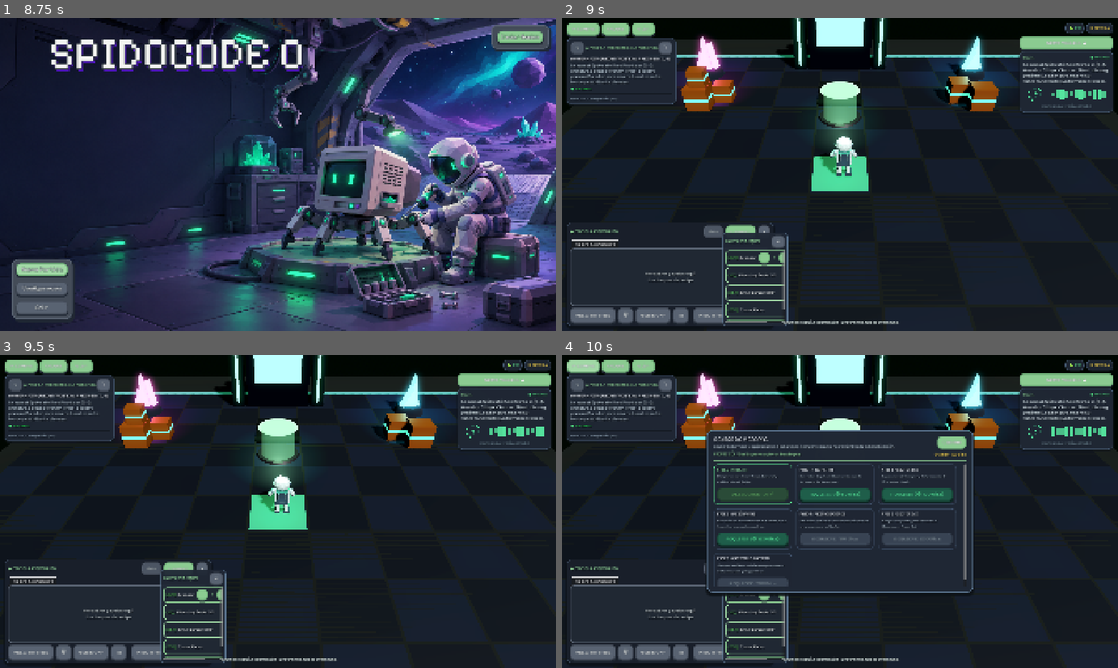
Above: before the commit, frames 1-4 (two rows, left to right).
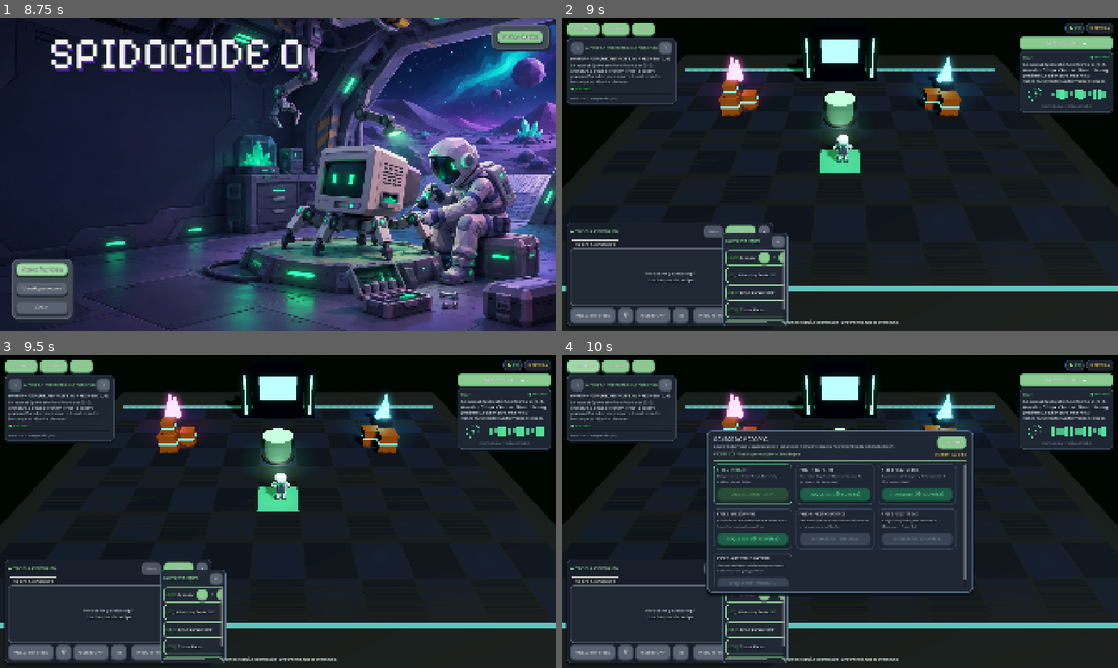
Above: after the commit, the same moments.

Repository: LeaGaj04/spido-code-0
Game: Godot game, scene res://escenas/menu_inicio.tscn
Two runs of this game, one before a commit and one after it. Both use one fixed random seed, a clock stepped at 60 frames per second and the inputs below.
Inputs (mouse positions are in pixels of both pictures, inside the frame that each line leads up to):
- Up to frame 1 (8.75 s): click "Iniciar Sesión" at 0.5 s; click (278, 165) at 1.27 s; type "12" at 1.35 s; click (278, 177) at 1.5 s; type "12" at 1.58 s; click "Iniciar sesión" at 2 s; click "Iniciar sesión" at 2.75 s; click "¿Olvidaste tu contraseña?" at 3.5 s; click "Registrarse" at 4.25 s; click "Volver" at 5 s; click "Iniciar Sesión" at 5.75 s; click "¿Olvidaste tu contraseña?" at 6.5 s; click "Registrarse" at 7.25 s; click "Volver" at 8 s
- Up to frame 2 (9 s): click "Nueva Partida" at 8.75 s
- Up to frame 3 (9.5 s): no input
- Up to frame 4 (10 s): click "MEJORAS" at 9.5 s

Frame 1 is identical in both runs. In frame 2, 15% of the frame differs, in the area x 0-100%, y 0-88%; in frame 3, 15%; in frame 4, 12%.

Commit message:
chore: actualizar metadatos y uids generados por Godot

Diff:
--- a/assets/tema_global.tres
+++ b/assets/tema_global.tres
@@ -1,6 +1,6 @@
-[gd_resource type="Theme" format=3]
-
-[ext_resource type="FontFile" path="res://assets/fonts/PixelifySans.ttf" id="1_pixelify"]
+[gd_resource type="Theme" format=3 uid="uid://byer3tm7qo247"]
+
+[ext_resource type="FontFile" uid="uid://dngowim4rpcq" path="res://assets/fonts/PixelifySans.ttf" id="1_pixelify"]
 
 [sub_resource type="StyleBoxFlat" id="ButtonDisabled"]
 content_margin_left = 18.0
--- a/escenas/mundo_3d.tscn
+++ b/escenas/mundo_3d.tscn
@@ -46,7 +46,7 @@
 shadow_enabled = true
 
 [node name="Camera3D" type="Camera3D" parent="." unique_id=1784270914]
-transform = Transform3D(1, 0, 0, 0, 0.7880111, 0.6156611, 0, -0.6156611, 0.7880111, 0, 7.768818, 11.910039)
+transform = Transform3D(1, 0, 0, 0, 0.7880111, 0.6156611, 0, -0.6156611, 0.7880111, 0, 10.28046, 16.106438)
 fov = 46.0
 
 [node name="SueloHangar" type="MeshInstance3D" parent="." unique_id=1389275597]
@@ -61,40 +61,40 @@
 [node name="Astronauta" parent="." unique_id=609596835 instance=ExtResource("2_astronauta")]
 transform = Transform3D(1, 0, 0, 0, 1, 0, 0, 0, 1, 0, 0, 2)
 
-[node name="Astronauta2" parent="." instance=ExtResource("2_astronauta")]
+[node name="Astronauta2" parent="." unique_id=85606849 instance=ExtResource("2_astronauta")]
+transform = Transform3D(1, 0, 0, 0, 1, 0, 0, 0, 1, 2, 0, 2)
 visible = false
-transform = Transform3D(1, 0, 0, 0, 1, 0, 0, 0, 1, 2, 0, 2)
 
-[node name="Astronauta3" parent="." instance=ExtResource("2_astronauta")]
+[node name="Astronauta3" parent="." unique_id=1497468332 instance=ExtResource("2_astronauta")]
+transform = Transform3D(1, 0, 0, 0, 1, 0, 0, 0, 1, -2, 0, 2)
 visible = false
-transform = Transform3D(1, 0, 0, 0, 1, 0, 0, 0, 1, -2, 0, 2)
 
-[node name="Astronauta4" parent="." instance=ExtResource("2_astronauta")]
+[node name="Astronauta4" parent="." unique_id=1802115778 instance=ExtResource("2_astronauta")]
+transform = Transform3D(1, 0, 0, 0, 1, 0, 0, 0, 1, 4, 0, 2)
 visible = false
-transform = Transform3D(1, 0, 0, 0, 1, 0, 0, 0, 1, 4, 0, 2)
 
-[node name="Astronauta5" parent="." instance=ExtResource("2_astronauta")]
+[node name="Astronauta5" parent="." unique_id=1234855157 instance=ExtResource("2_astronauta")]
+transform = Transform3D(1, 0, 0, 0, 1, 0, 0, 0, 1, -4, 0, 2)
 visible = false
-transform = Transform3D(1, 0, 0, 0, 1, 0, 0, 0, 1, -4, 0, 2)
 
-[node name="Astronauta6" parent="." instance=ExtResource("2_astronauta")]
+[node name="Astronauta6" parent="." unique_id=696516936 instance=ExtResource("2_astronauta")]
+transform = Transform3D(1, 0, 0, 0, 1, 0, 0, 0, 1, 4, 0, 0)
 visible = false
-transform = Transform3D(1, 0, 0, 0, 1, 0, 0, 0, 1, 4, 0, 0)
 
-[node name="Astronauta7" parent="." instance=ExtResource("2_astronauta")]
+[node name="Astronauta7" parent="." unique_id=1053631899 instance=ExtResource("2_astronauta")]
+transform = Transform3D(1, 0, 0, 0, 1, 0, 0, 0, 1, -4, 0, 0)
 visible = false
-transform = Transform3D(1, 0, 0, 0, 1, 0, 0, 0, 1, -4, 0, 0)
 
-[node name="Astronauta8" parent="." instance=ExtResource("2_astronauta")]
+[node name="Astronauta8" parent="." unique_id=1203011476 instance=ExtResource("2_astronauta")]
+transform = Transform3D(1, 0, 0, 0, 1, 0, 0, 0, 1, 4, 0, -2)
 visible = false
-transform = Transform3D(1, 0, 0, 0, 1, 0, 0, 0, 1, 4, 0, -2)
 
-[node name="Astronauta9" parent="." instance=ExtResource("2_astronauta")]
+[node name="Astronauta9" parent="." unique_id=1084149711 instance=ExtResource("2_astronauta")]
+transform = Transform3D(1, 0, 0, 0, 1, 0, 0, 0, 1, -4, 0, -2)
 visible = false
-transform = Transform3D(1, 0, 0, 0, 1, 0, 0, 0, 1, -4, 0, -2)
 
-[node name="Astronauta10" parent="." instance=ExtResource("2_astronauta")]
+[node name="Astronauta10" parent="." unique_id=1965252812 instance=ExtResource("2_astronauta")]
+transform = Transform3D(1, 0, 0, 0, 1, 0, 0, 0, 1, 0, 0, 4)
 visible = false
-transform = Transform3D(1, 0, 0, 0, 1, 0, 0, 0, 1, 0, 0, 4)
 
 [node name="ContenedorPiezas" type="Node3D" parent="." unique_id=498335174]
Not shown, added: scripts/ada_visualizador.gd.uid
